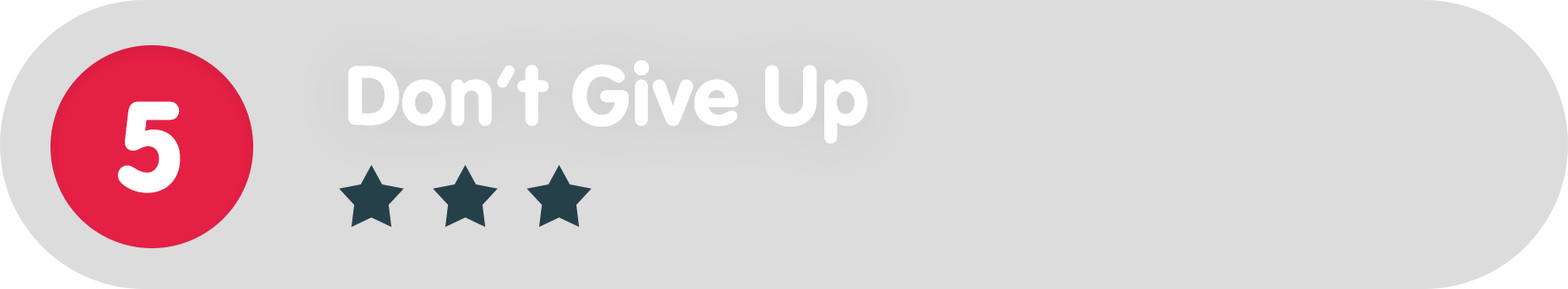
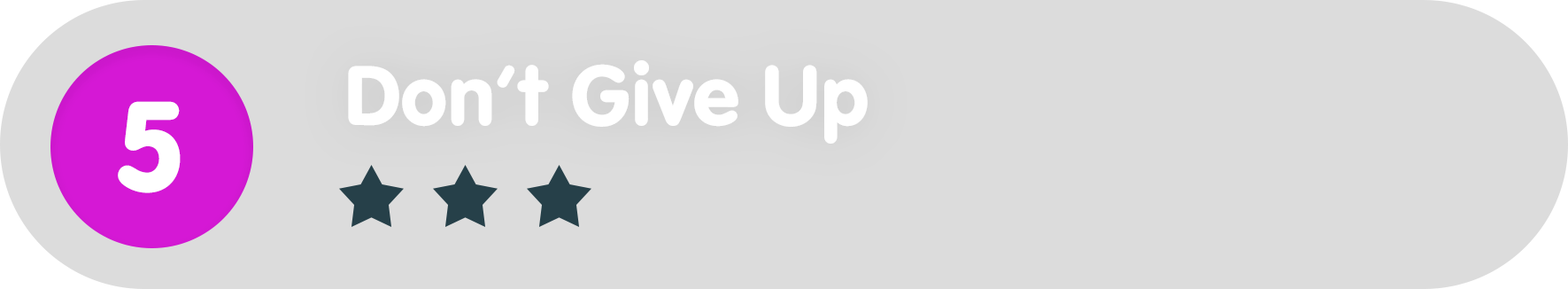
Revision of a layered w=1568, h=289 image; what changed, layer by layer:
painted on "Ellipse_green" over [50, 45, 254, 248]
